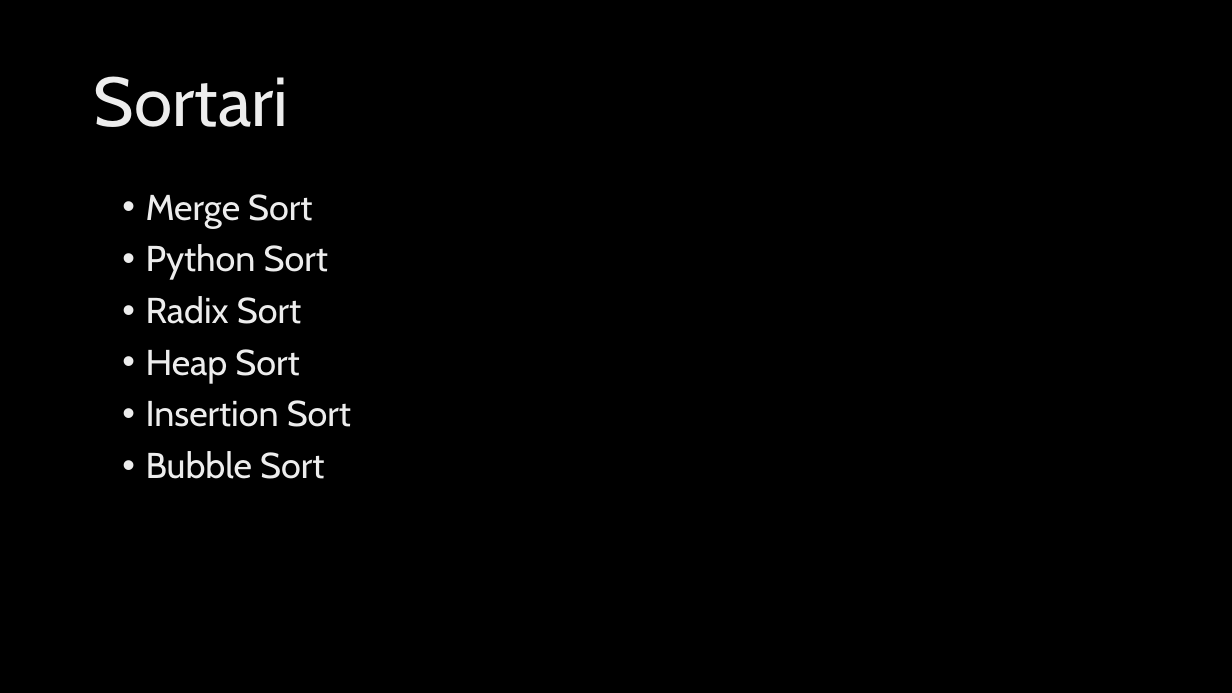
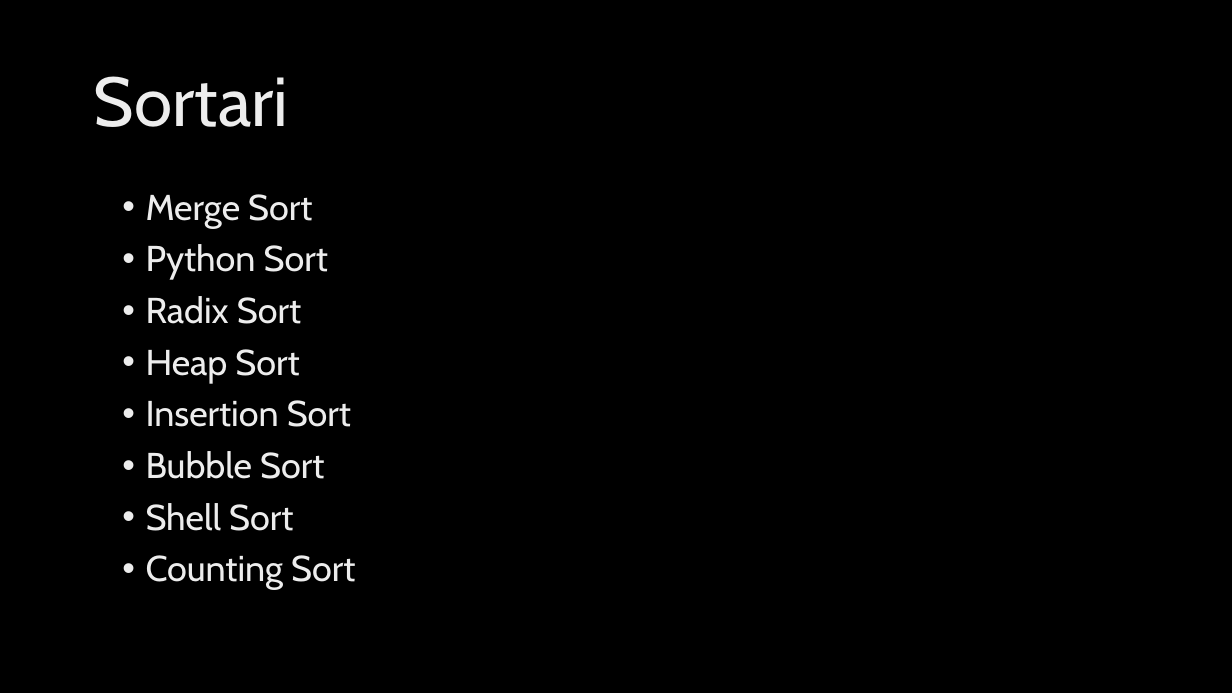
Before and after one commit to DBojneagu/SD-Project1, a slide deck: slide 2 of Sortari.pptx. Drawn at 1232x693 pixels with LibreOffice and Linux fonts; fonts in the diff are those of the drawing; background and template pictures are left out. Boxes give left, top, right and bottom in pixels: in the first picture for what was removed or moved away, otherwise in the second. Text is boxed around its words. In the diff, an @@ line names an element or a change of style, - is before the commit and + after.

```diff
--- a/Sortari.pptx
+++ b/Sortari.pptx
@@ text at (x1=146, y1=503, x2=355, y2=590): paragraphs added @@
+• Shell Sort
+• Counting Sort
```
Also in this commit, not shown: 1 other slide changed, 2 other files.
